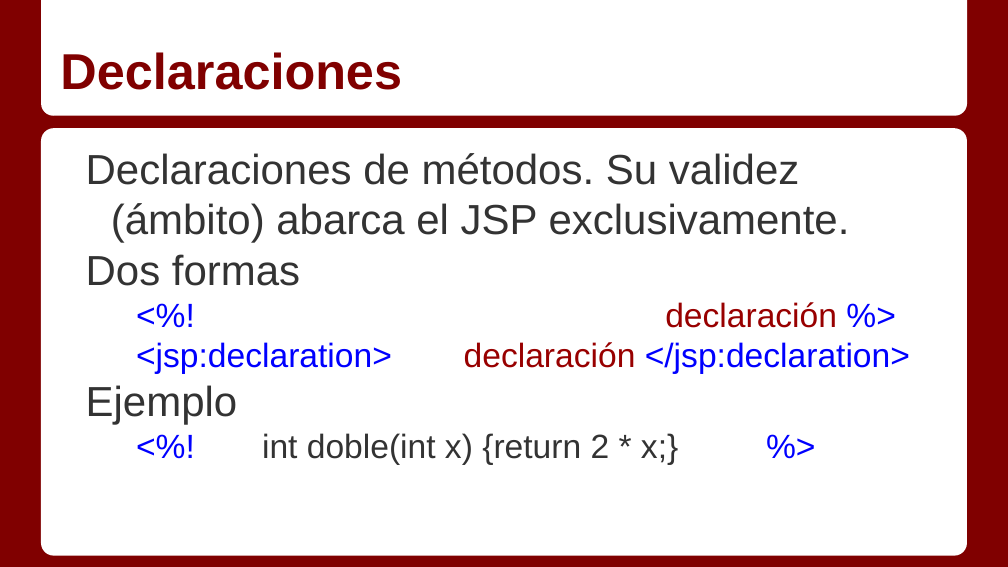
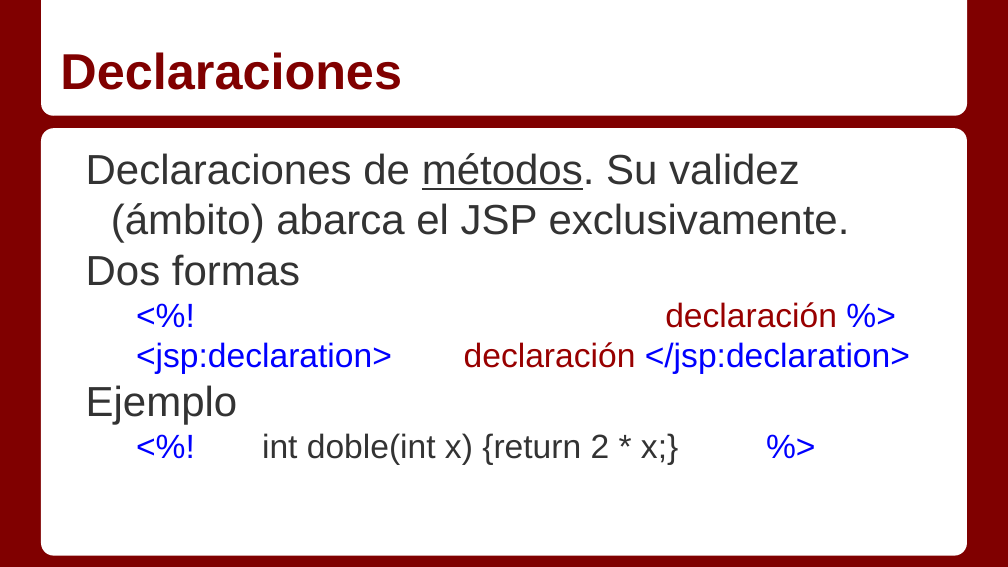
Before and after one commit to Gmuela/Apuntes, a slide deck: slide 9 of Servidor/Temas/2_0 - JSP y JSTL.pptx. Drawn at 1008x567 pixels with LibreOffice and Linux fonts; fonts in the diff are those of the drawing. Boxes give left, top, right and bottom in pixels: in the first picture for what was removed or moved away, otherwise in the second. Text is boxed around its words. In the diff, an @@ line names an element or a change of style, - is before the commit and + after.

```diff
--- a/Servidor/Temas/2_0 - JSP y JSTL.pptx
+++ b/Servidor/Temas/2_0 - JSP y JSTL.pptx
@@ text at (86,153,850,243): underline on in "métodos." @@
```
Also in this commit, not shown: 4 other slides changed, 8 other files.
